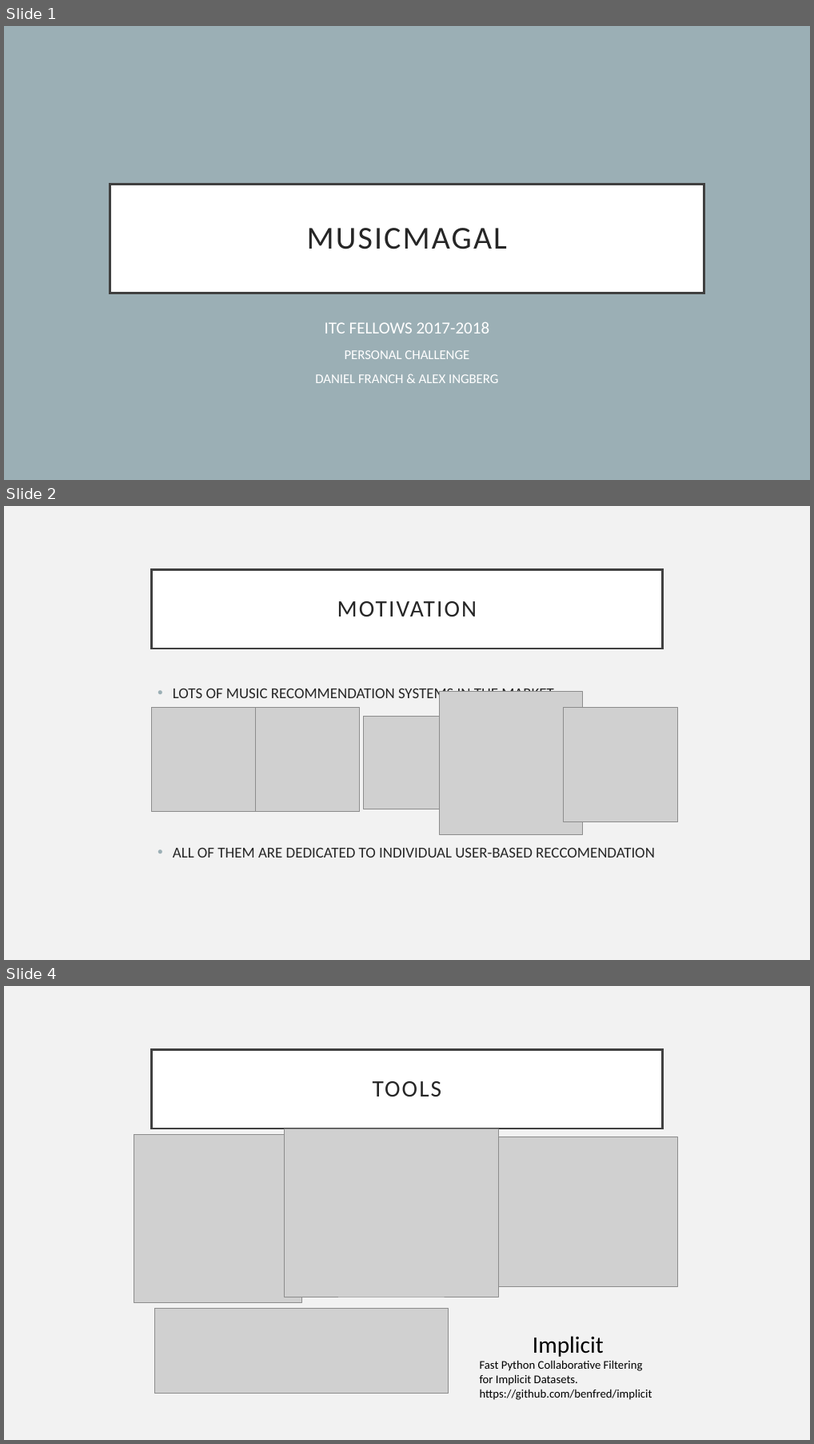
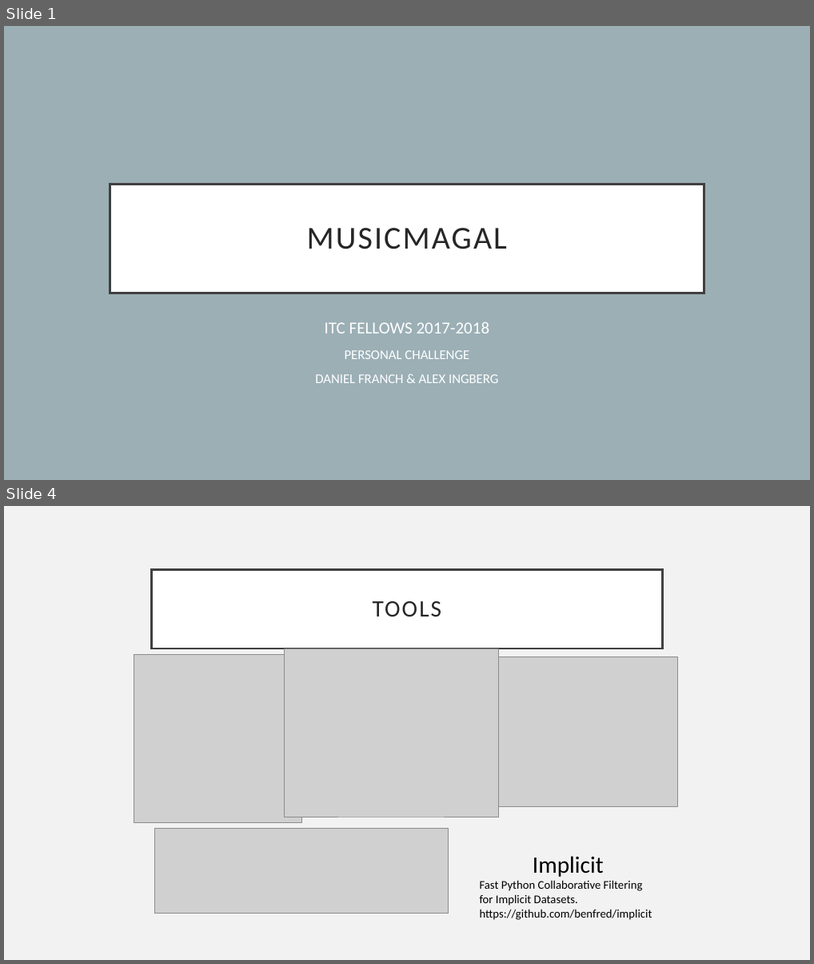
Before and after one commit to alexing/musicmagal, a slide deck: presentation.pptx. Shown one above the other, each under a label of ours: slides 1, 2 and 4 before the commit, slides 1 and 4 after it; the slides between them are not shown. The pictures are 814x1444 and 814x964 pixels, drawn with LibreOffice and Linux fonts; fonts in the diff are those of the drawing; grey boxes stand for pictures. Boxes give left, top, right and bottom in pixels: in the first picture for what was removed or moved away, otherwise in the second. Text is boxed around its words. In the diff, an @@ line names an element or a change of style, - is before the commit and + after.

```diff
--- a/presentation.pptx
+++ b/presentation.pptx
@@ slide 2 removed at box(4, 506, 810, 960), background #F2F2F2 @@
@@ title removed at box(152, 569, 662, 648) @@
-MOTIVATION
@@ text removed at box(173, 688, 655, 857) @@
-• LOTS OF MUSIC RECOMMENDATION SYSTEMS IN THE MARKET.
-• ALL OF THEM ARE DEDICATED TO INDIVIDUAL USER-BASED RECCOMENDATION
@@ picture removed at box(439, 691, 583, 835) @@
@@ picture removed at box(152, 708, 256, 812) @@
@@ picture removed at box(256, 708, 360, 812) @@
@@ picture removed at box(364, 716, 457, 809) @@
@@ picture removed at box(564, 708, 678, 822) @@
```
Also in this commit, not shown: 2 slides changed, 8 slides added, 4 other slides removed.
